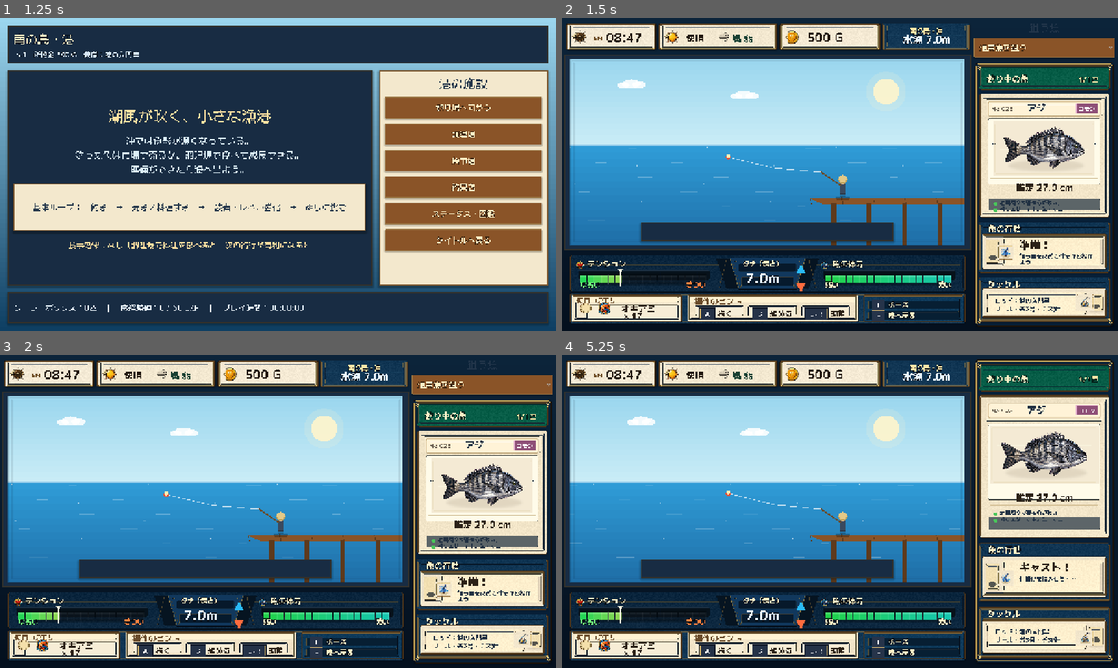
Above: before the commit, frames 1-4 (two rows, left to right).
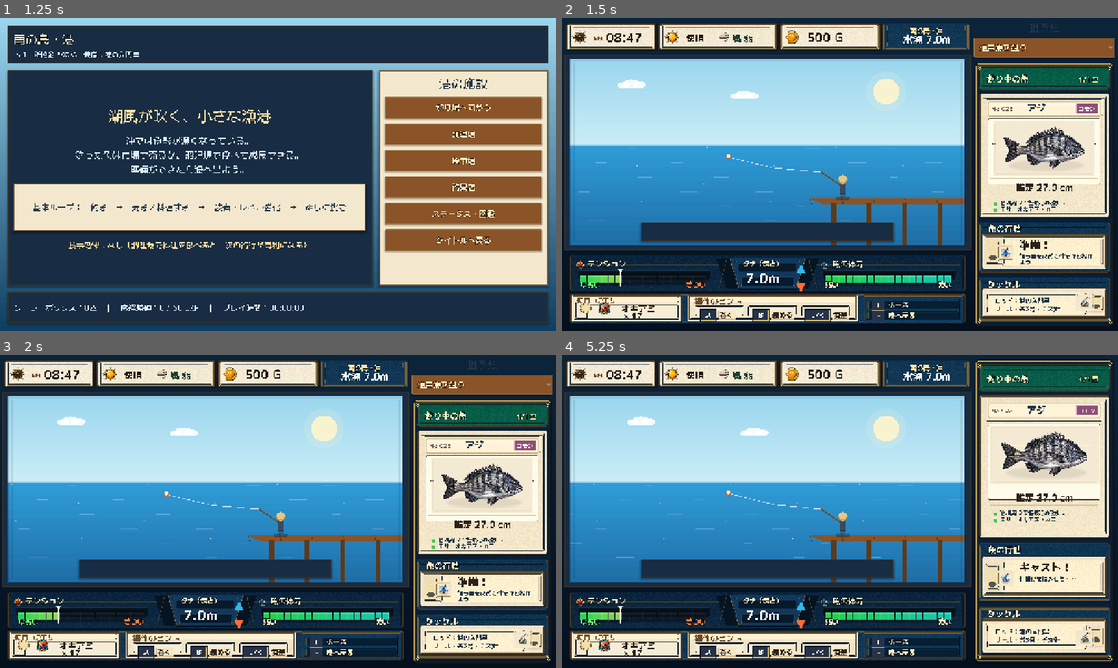
Above: after the commit, the same moments.

Repository: RYUKOU-OKUMURA/tsuri_quest_umi_mvp
Game: Godot game, scene res://scenes/main.tscn
Two runs of this game, one before a commit and one after it. Both use one fixed random seed, a clock stepped at 60 frames per second and the inputs below.
Inputs (mouse positions are in pixels of both pictures, inside the frame that each line leads up to):
- Up to frame 1 (1.25 s): click "ゲームを始める" at 0.5 s
- Up to frame 2 (1.5 s): click "釣り場へ向かう" at 1.25 s
- Up to frame 3 (2 s): no input
- Up to frame 4 (5.25 s): click "通常魚を狙う" at 2 s; click "通常魚を狙う" at 2.75 s; click "通常魚を狙う" at 3.5 s; tap Enter at 4.25 s; move the mouse to (767, 627) at 4.27 s; tap Shift at 4.35 s; click (767, 627) at 4.42 s; tap Space at 4.52 s; move the mouse to (728, 527) at 5.02 s; tap E at 5.1 s; click (728, 527) at 5.17 s

Frame 1 is identical in both runs. In frame 2, 1.1% of the frame differs, in the area x 24-97%, y 57-98%; in frame 3, 1.1%; in frame 4, 1.3%, in the area x 24-97%, y 49-98%.

Commit message:
Refine fight HUD operation labels

Diff:
--- a/src/ui/components/fight_hud.gd
+++ b/src/ui/components/fight_hud.gd
@@ -345,17 +345,22 @@
 
 
 func _draw_key_hint_compact(font: Font, rect: Rect2, key: String, label: String) -> void:
-	var key_w := 36.0 if key.length() <= 1 else 54.0
-	var key_rect := Rect2(rect.position + Vector2(7.0, 1.0), Vector2(key_w, 27.0))
+	var key_w := 38.0 if key.length() <= 1 else 58.0
+	var key_rect := Rect2(rect.position + Vector2(8.0, 5.0), Vector2(key_w, 28.0))
 	draw_rect(key_rect, Color("#253247"), true)
 	draw_rect(key_rect, Color("#0d1524"), false, 2.0)
 	draw_rect(key_rect.grow(-2.0), Color("#d5b56b"), false, 1.0)
 	draw_line(key_rect.position + Vector2(4.0, 4.0), key_rect.position + Vector2(key_rect.size.x - 4.0, 4.0), Color(1.0, 1.0, 1.0, 0.20), 1.0)
 	var key_size := 16
 	var key_text_w := font.get_string_size(key, HORIZONTAL_ALIGNMENT_LEFT, -1, key_size).x
-	_draw_text(font, key, key_rect.position + Vector2((key_rect.size.x - key_text_w) * 0.5, 19.5), key_size, Color.WHITE, 1)
-	var label_size := 17
-	_draw_text(font, label, key_rect.position + Vector2(key_rect.size.x + 6.0, 19.0), label_size, Color("#2b2117"), 0)
+	_draw_text(font, key, key_rect.position + Vector2((key_rect.size.x - key_text_w) * 0.5, 20.0), key_size, Color.WHITE, 1)
+	var label_size := 16
+	var label_pos := key_rect.position + Vector2(key_rect.size.x + 7.0, 20.0)
+	var label_w := font.get_string_size(label, HORIZONTAL_ALIGNMENT_LEFT, -1, label_size).x
+	var label_plate := Rect2(label_pos + Vector2(-3.0, -15.0), Vector2(label_w + 7.0, 19.0))
+	draw_rect(label_plate, Color("#f5e6c5"), true)
+	draw_rect(label_plate, Color(0.54, 0.37, 0.18, 0.32), false, 1.0)
+	_draw_text(font, label, label_pos, label_size, Color("#2b2117"), 0)
 
 
 func _draw_key_row(font: Font, pos: Vector2, key: String, label: String) -> void:
@@ -377,8 +382,8 @@
 		]
 	var slot_gap := 12.0
 	var slot_w := (hint.size.x - 44.0 - slot_gap * 2.0) / 3.0
-	var slot_y := hint.position.y + 33.0
-	var slot_h := 31.0
+	var slot_y := hint.position.y + 31.0
+	var slot_h := 39.0
 	var x0 := hint.position.x + 22.0
 	return [
 		Rect2(Vector2(x0, slot_y), Vector2(slot_w, slot_h)),
--- a/src/ui/components/fight_sidebar.gd
+++ b/src/ui/components/fight_sidebar.gd
@@ -132,10 +132,11 @@
 	var desc_y := divider_y + (49.0 if compact_card else 44.0)
 	draw_line(Vector2(inner.position.x + 8.0, desc_y - 10.0), Vector2(inner.end.x - 8.0, desc_y - 10.0), Color("#d6c299"), 1.0)
 	var detail_gap := 15.0 if compact_card else 21.0
-	_draw_detail_line(font, "岩場周りで警戒心が強い。", Vector2(inner.position.x + 16.0, desc_y), inner.size.x - 28.0)
-	_draw_detail_line(font, "好むエサ：オキアミ・カニ", Vector2(inner.position.x + 16.0, desc_y + detail_gap), inner.size.x - 28.0)
+	var detail_font := get_theme_default_font()
+	_draw_detail_line(detail_font, "岩場周りで警戒心が強い。", Vector2(inner.position.x + 16.0, desc_y), inner.size.x - 28.0)
+	_draw_detail_line(detail_font, "エサ：オキアミ・カニ", Vector2(inner.position.x + 16.0, desc_y + detail_gap), inner.size.x - 28.0)
 	if _sidebar_frame == null:
-		_draw_detail_line(font, "生息域：沿岸の岩場・堤防周り", Vector2(inner.position.x + 16.0, desc_y + detail_gap * 2.0), inner.size.x - 28.0)
+		_draw_detail_line(detail_font, "生息域：沿岸の岩場・堤防周り", Vector2(inner.position.x + 16.0, desc_y + detail_gap * 2.0), inner.size.x - 28.0)
 
 
 
@@ -286,7 +287,7 @@
 	draw_circle(pos + Vector2(3.0, 10.0), 4.0, Color("#49c75a"))
 	var font_size := 14
 	if _sidebar_frame != null:
-		font_size = 12
+		font_size = 13
 	elif max_width < 260.0:
 		font_size = 13
 	_draw_wrapped(font, text, pos + Vector2(14.0, -1.0), max_width - 14.0, font_size, Palette.TEXT_DARK, 1)
Binary file changed: assets/showcase/underwater/sidebar_frame.png
Not shown, changed: design-qa.md
Not shown, changed: docs/11_underwater_fight_showcase.md
Not shown, changed: tools/generate_underwater_ui_frame_assets.py
